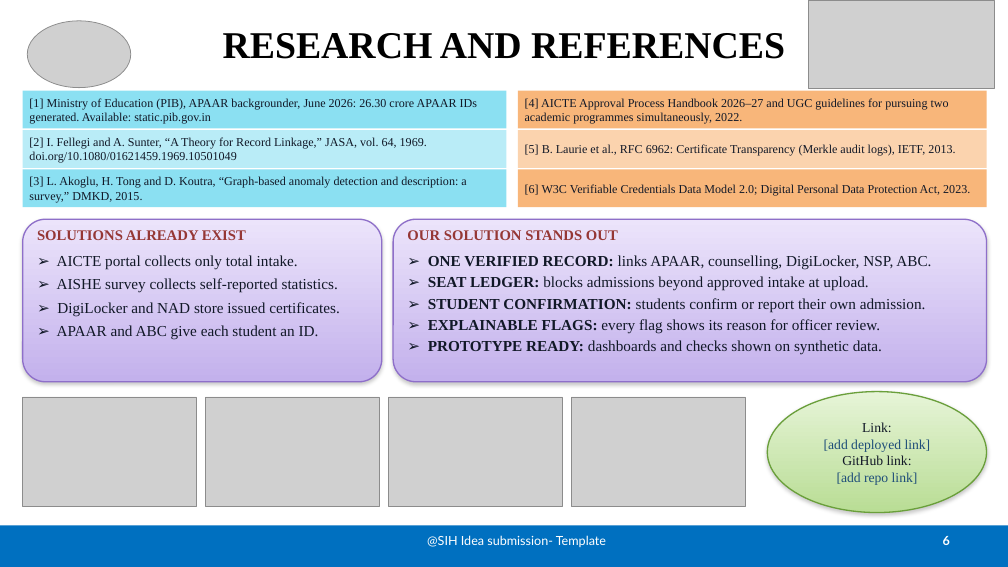
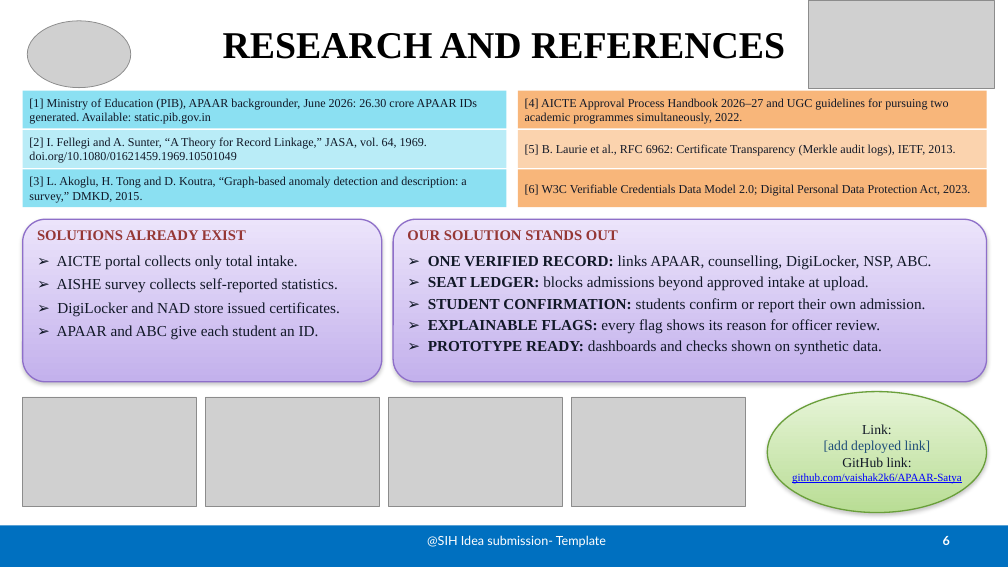
Before and after one commit to vaishak2k6/APAAR-Satya, a slide deck: slide 6 of APAAR-Satya_SIH2026_Final.pptx. Drawn at 1008x567 pixels with LibreOffice and Linux fonts; fonts in the diff are those of the drawing; grey boxes stand for pictures. Boxes give left, top, right and bottom in pixels: in the first picture for what was removed or moved away, otherwise in the second. Text is boxed around its words. In the diff, an @@ line names an element or a change of style, - is before the commit and + after.

```diff
--- a/APAAR-Satya_SIH2026_Final.pptx
+++ b/APAAR-Satya_SIH2026_Final.pptx
@@ text at (792, 473, 962, 483): text changed; size 13 to 10.5 pt; text colour #1F4E79 to #0000FF @@
-[add repo link]
+github.com/vaishak2k6/APAAR-Satya
```
Also in this commit, not shown: 3 other files.
